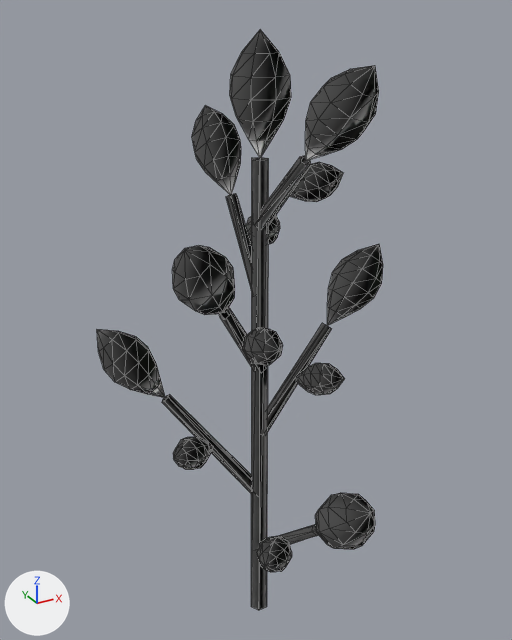
A saved change to the glTF model assets/models/grass/grass_sprig.gltf.
Rendered twice from a 50 mm lens placed at (-0.235, -0.421, 0.489), pointed at (0.003, 0.01, 0.273). Arrows for +X, +Y and +Z are at lower left; the lights stay in place. The older version comes first. Mesh edges are drawn as thin lines. Vertices at exactly the same position are counted once.

Names of what the first picture shows: 'grass_sprig'.
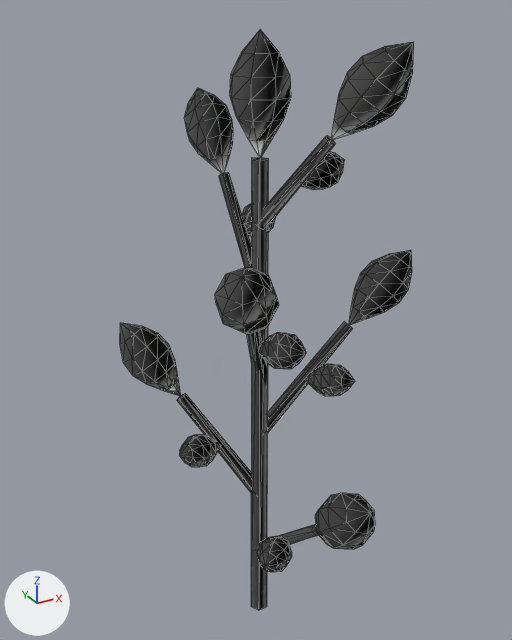
What differs and where, as boxes (x1, y1, x2, y2) in the pictures (512 x 640 px; the box of a moved part takes in the faces that stretch with it):
'grass_sprig', reshaped: before (97, 29, 383, 610); after (120, 29, 414, 610)
part 1 of me_grass_sprig, moved or reshaped: before (97, 330, 165, 398); after (120, 323, 181, 397)
part 2 of me_grass_sprig, moved or reshaped: before (173, 437, 213, 469); after (179, 435, 220, 467)
part 3 of me_grass_sprig, moved or reshaped: before (267, 323, 331, 432); after (267, 322, 353, 433)
part 4 of me_grass_sprig, moved or reshaped: before (327, 244, 383, 326); after (349, 250, 412, 325)
part 5 of me_grass_sprig, moved or reshaped: before (296, 363, 345, 395); after (306, 364, 355, 396)
part 6 of me_grass_sprig, moved or reshaped: before (219, 308, 265, 371); after (247, 331, 266, 372)
part 7 of me_grass_sprig, moved or reshaped: before (172, 245, 235, 315); after (215, 267, 279, 334)
part 8 of me_grass_sprig, moved or reshaped: before (242, 327, 283, 365); after (259, 332, 306, 369)
part 9 of me_grass_sprig, moved or reshaped: before (192, 105, 241, 194); after (184, 88, 233, 173)
part 10 of me_grass_sprig, moved or reshaped: before (246, 215, 280, 244); after (242, 203, 276, 236)
part 11 of me_grass_sprig, moved or reshaped: before (305, 65, 379, 160); after (331, 42, 414, 140)
part 12 of me_grass_sprig, moved or reshaped: before (290, 162, 343, 202); after (301, 151, 344, 190)
part 13 of me_grass_sprig, moved or reshaped: before (226, 156, 311, 292); after (219, 136, 336, 268)
part 14 of me_grass_sprig, moved or reshaped: before (162, 394, 254, 493); after (177, 393, 253, 492)

The edits, one by one:
me_grass_sprig is used by ob_grass_sprig; location (0.0, 0.0, 0.0).
me_grass_sprig had 645 vertices, 1132 faces and spanned x -0.105..0.11, y -0.136..0.096, z 0.0..0.477.
me_grass_sprig now has 645 vertices, 1132 faces and spans x -0.088..0.129, y -0.136..0.112, z 0.0..0.477.
me_grass_sprig part 1: the loose piece of 42 vertices spanning x -0.105..-0.061, y 0.041..0.08, z 0.206..0.263 is multiplied about its middle by the matrix ((0.994, 0.1, 0.051), (-0.098, 0.994, -0.045), (-0.055, 0.04, 0.998)), then moved by (0.016, -0.001, 0.0).
me_grass_sprig part 2: the loose piece of 42 vertices spanning x -0.071..-0.03, y 0.0..0.027, z 0.156..0.183 is multiplied about its middle by the matrix ((0.998, 0.062, 0.019), (-0.063, 0.998, 0.006), (-0.018, -0.007, 1.0)), then moved by (0.006, 0.001, 0.0).
me_grass_sprig part 3: the loose piece of 12 vertices spanning x -0.004..0.065, y -0.006..0.006, z 0.177..0.262 is multiplied about its middle by the matrix ((1.087, 0.124, 0.113), (-0.124, 1.093, -0.011), (-0.113, -0.002, 1.094)), then moved by (0.007, -0.004, 0.0).
me_grass_sprig part 4: the loose piece of 42 vertices spanning x 0.061..0.11, y -0.018..0.02, z 0.259..0.32 is multiplied about its middle by the matrix ((0.988, 0.113, 0.103), (-0.112, 0.994, -0.01), (-0.103, -0.002, 0.995)), then moved by (0.018, -0.011, -0.002).
me_grass_sprig part 5: the loose piece of 42 vertices spanning x 0.03..0.057, y -0.036..0.0, z 0.213..0.24 is scaled about its middle by (0.973, 1.02, 0.989), then moved by (0.006, -0.005, 0.0).
me_grass_sprig part 6: the loose piece of 12 vertices spanning x -0.05..0.005, y -0.04..0.004, z 0.235..0.309 is multiplied about its middle by the matrix ((0.908, -0.294, -0.037), (0.292, 0.908, -0.054), (0.052, 0.041, 0.953)), then moved by (0.006, -0.007, -0.004).
me_grass_sprig part 7: the loose piece of 42 vertices spanning x -0.089..-0.046, y -0.073..-0.034, z 0.307..0.364 is multiplied about its middle by the matrix ((0.951, -0.308, -0.038), (0.305, 0.951, -0.057), (0.054, 0.042, 0.998)), then moved by (0.018, -0.021, -0.009).
me_grass_sprig part 8: the loose piece of 42 vertices spanning x -0.035..-0.008, y -0.062..-0.018, z 0.265..0.292 is multiplied about its middle by the matrix ((0.962, -0.274, 0.007), (0.274, 0.962, -0.019), (-0.002, 0.02, 1.0)), then moved by (0.012, -0.006, -0.004).
me_grass_sprig part 9: the loose piece of 42 vertices spanning x -0.016..0.023, y 0.048..0.096, z 0.36..0.421 is moved by (0.001, 0.015, 0.012).
me_grass_sprig part 10: the loose piece of 42 vertices spanning x 0.001..0.039, y 0.022..0.049, z 0.322..0.348 is moved by (0.0, 0.007, 0.006).
me_grass_sprig part 11: the loose piece of 42 vertices spanning x 0.002..0.04, y -0.084..-0.038, z 0.4..0.46 is turned 18.8 degrees about the z axis through its middle, then moved by (0.024, 0.002, 0.012).
me_grass_sprig part 12: the loose piece of 42 vertices spanning x 0.006..0.048, y -0.038..-0.011, z 0.368..0.395 is turned 18.7 degrees about the z axis through its middle, then moved by (0.009, 0.006, 0.006).
me_grass_sprig part 13: 18 of 645 vertices moved; they spanned x -0.005..0.017, y -0.041..0.052, z 0.348..0.402 and now span x -0.005..0.033, y -0.043..0.066, z 0.348..0.414; mean shift (0.006, 0.004, 0.008); largest move (0.011, -0.041, 0.398) -> (0.03, -0.043, 0.409).
me_grass_sprig part 14: 6 of 645 vertices moved; they spanned x -0.064..-0.057, y 0.04..0.048, z 0.203..0.208 and now span x -0.052..-0.044, y 0.039..0.046, z 0.202..0.207; mean shift (0.013, -0.001, -0.001); largest move (-0.058, 0.048, 0.206) -> (-0.045, 0.046, 0.204).
